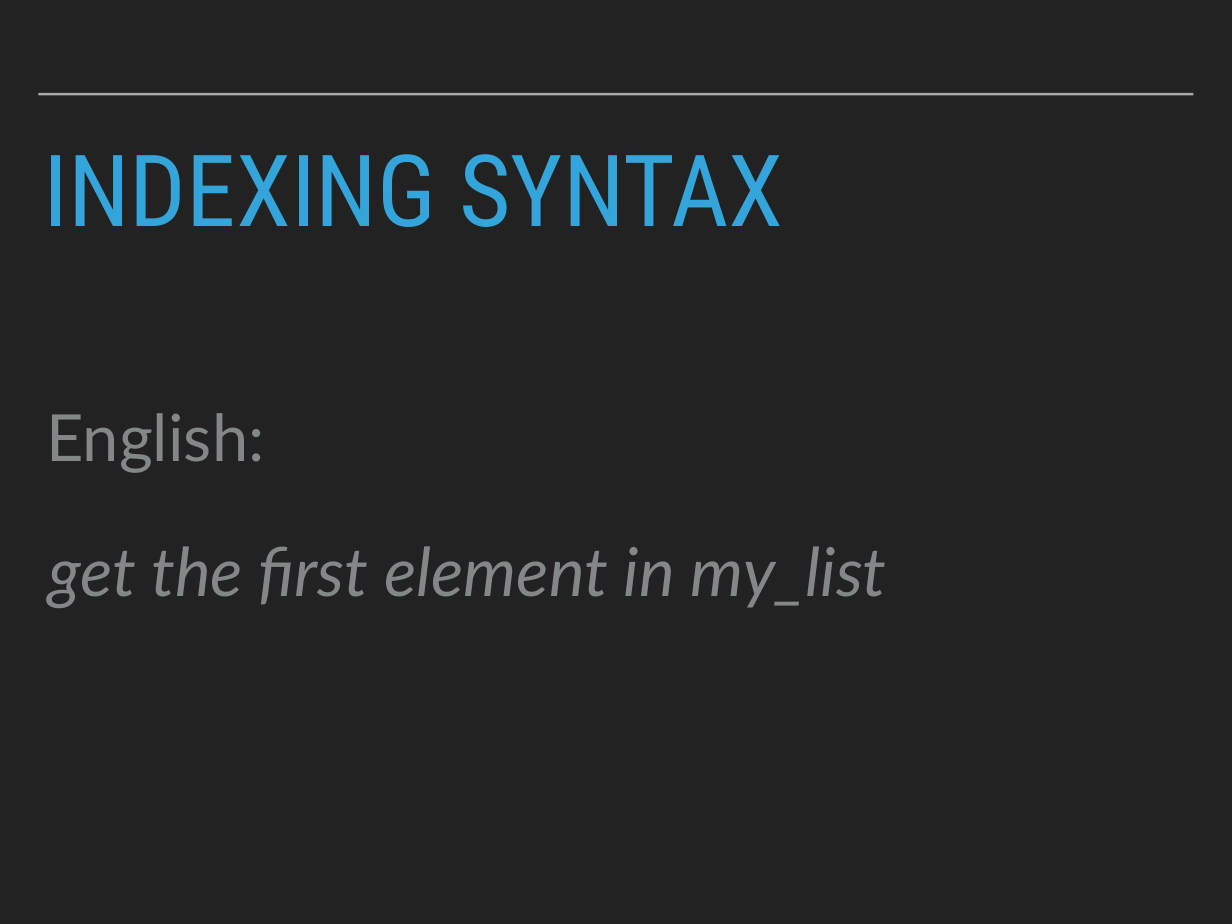
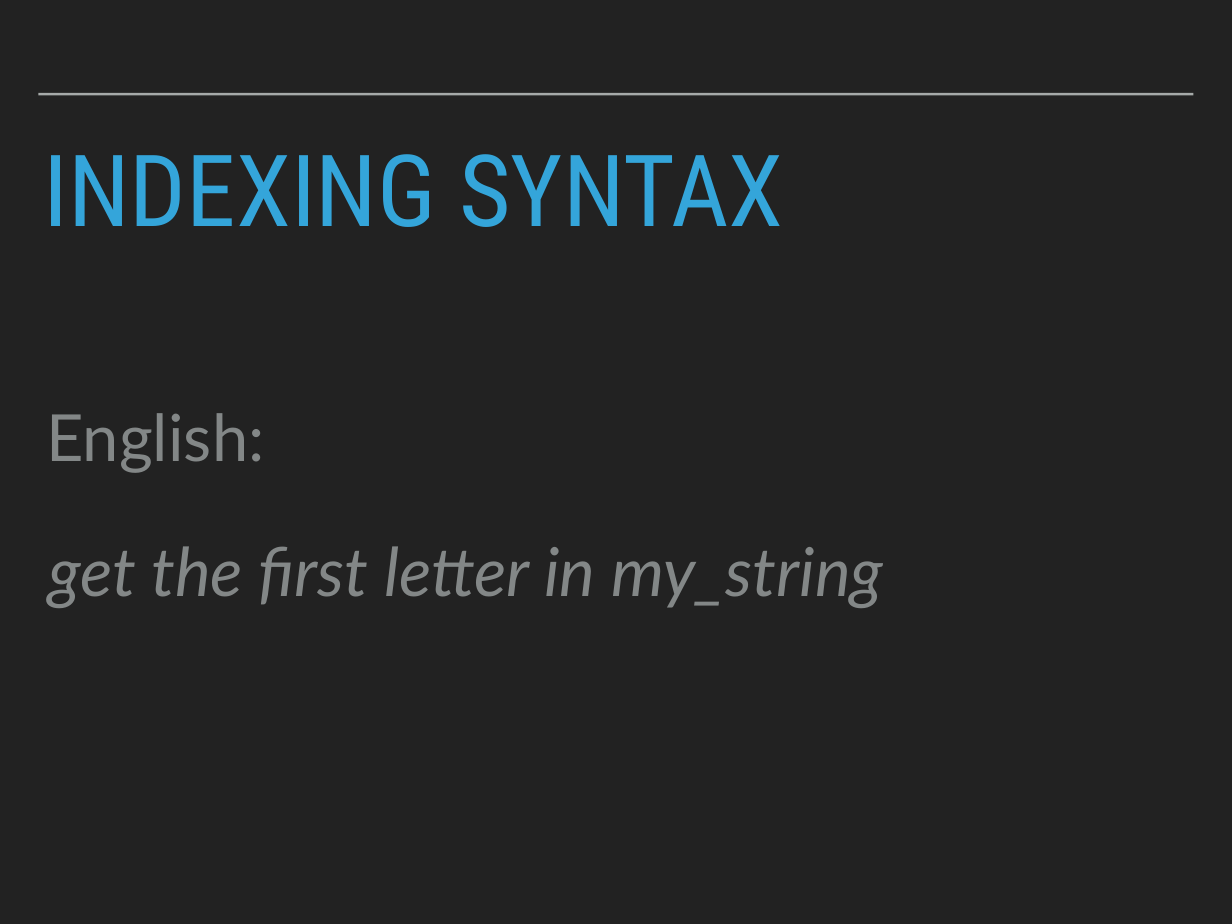
Before and after one commit to robcarrington/Week1_PythonForDataScience, a slide deck: slide 50 of Session1_Slides.pptx (slide 83 before the commit). Drawn at 1232x924 pixels with LibreOffice and Linux fonts; fonts in the diff are those of the drawing. Boxes give left, top, right and bottom in pixels: in the first picture for what was removed or moved away, otherwise in the second. Text is boxed around its words. In the diff, an @@ line names an element or a change of style, - is before the commit and + after.

```diff
--- a/Session1_Slides.pptx
+++ b/Session1_Slides.pptx
@@ text at (x1=48, y1=546, x2=883, y2=608): text changed @@
-get the first element in my_list
+get the first letter in my_string
```
Also in this commit, not shown: 19 other slides changed, 16 slides added, 12 slides removed, 4 other files.
